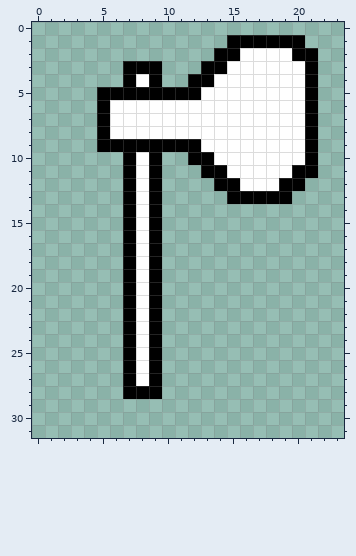
Pixel-art sprite: Spiel/SourceCode/SEPrp-core/assets/grafiken/Axt.png. That is the earlier state.
The file is 24x32 pixels. Colours within 5 levels of each other are drawn and written as one.
And afterwards:
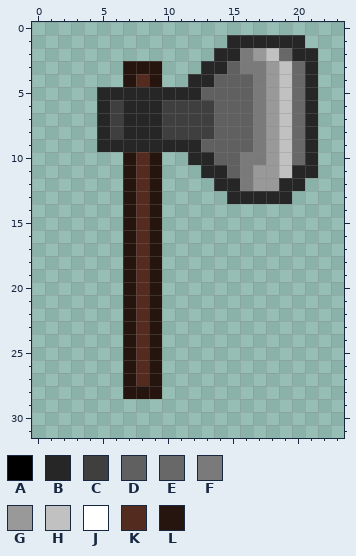
Palette (. is transparent): A #000000  B #262626  C #3f3f3f  D #606060  E #686868  F #7a7a7a  G #999999  H #c1c1c1  J #ffffff  K #542c1f  L #26140e
Change:
Changed rows in their new state; - is an unchanged pixel.
first column x 5:
 1 ----------BBBBBB-
 2 ---------BBFGHEBB
 3 --LLL---BBDFFGHEB
 4 --LKL--BBDDDFGHEB
 5 BBBBBBBBDDDDFGHEB
 6 BCBBBCCCCDDDFGHEB
 7 BCBBBCCCCDDDFGHEB
 8 BCBBBCCCCDDDFGHEB
 9 BBBBBBBBDDDDFGHEB
10 --LKL--BBDDFFGHEB
11 --LKL---BBDFGGHBB
12 --LKL----BBFGGBB-
13 --LKL-----BBBBB--
14 --LKL------------
15 --LKL------------
16 --LKL------------
17 --LKL------------
18 --LKL------------
19 --LKL------------
20 --LKL------------
21 --LKL------------
22 --LKL------------
23 --LKL------------
24 --LKL------------
25 --LKL------------
26 --LKL------------
27 --LKL------------
28 --LLL------------
Where, in picture pixels (left, top, right, bottom), the same in both pictures:
changed: (97, 35, 318, 399)
